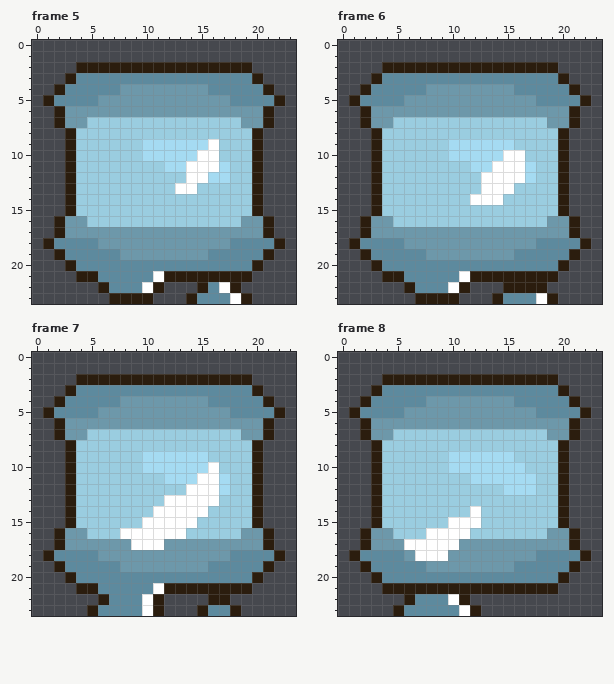
Pixel-art file -- arte/UI/jscoutinho_ui_mana_idle.ase. This is how it looked before the edit.
24x24 pixels, 11 frames. Shown: frame 5, frame 6, frame 7, frame 8. The commit also changed other frames, which this record leaves out.
New version:
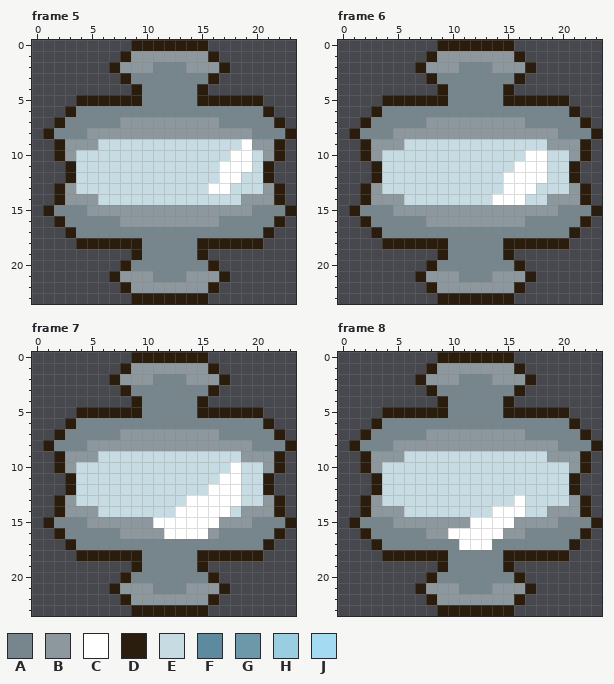
Palette (. is transparent): A #77868c  B #8c989d  C #ffffff  D #2b1d0e  E #c6dce2  F #5d8a9e  G #6d98aa  H #9acde0  J #a5dbf2
Changes in this commit:
layer "Camada Azul" opacity 35% -> 17%
Changed rows in their new state; - is an unchanged pixel.
Frame 5:
first column x 1:
 0 --------DDDDDDD--------
 1 -------DBBBBBBBD-------
 2 ---...-BBBAAABBB-..----
 3 --.....DAAAAAAAD....---
 4 -.......DAAAAAD......--
 5 ...DDDDDDAAAAADDDDDD..-
 6 -.DAAAAAAAAAAAAAAAAA---
 7 --AAAAABBBBBBBBBAAAAAD-
 8 DAAABBBBBBBBBBBBBBBAAAD
 9 -DBBBEEEEEEEEEEEEECBBD-
10 -DBEEEEEEEEEEEEEECCEBD-
11 ---EEEEEEEEEEEEECCCED--
12 ---EEEEEEEEEEEEECCEED--
13 -DBEEEEEEEEEEEECCEEEBD-
14 -DBBBEEEEEEEEEEEEEBBBD-
15 DAAABBBBBBBBBBBBBBBAAAD
16 --AAAAABBBBBBBBBAAAAAD-
17 -.DAAAAAAAAAAAAAAAAA---
18 ...DDDDDDAAAAADDDDDD..-
19 -.......DAAAAAD......--
20 --.....DAAAAAAAD....---
21 ---...DBBBAAABBB-..----
22 -----..DBBBBBBBD..-----
23 ------..--DDD-D....----
Frame 6:
first column x 1:
 0 --------DDDDDDD--------
 1 -------DBBBBBBBD-------
 2 ---...-BBBAAABBB-..----
 3 --.....DAAAAAAAD....---
 4 -.......DAAAAAD......--
 5 ...DDDDDDAAAAADDDDDD..-
 6 -.DAAAAAAAAAAAAAAAAA---
 7 --AAAAABBBBBBBBBAAAAAD-
 8 DAAABBBBBBBBBBBBBBBAAAD
 9 -DBBBEEEEEEEEEEEEEBBBD-
10 -DBEEEEEEEEEEEEECCEEBD-
11 ---EEEEEEEEEEEE-CCEED--
12 ---EEEEEEEEEEE--CCEED--
13 -DBEEEEEEEEEEE-CCEEEBD-
14 -DBBBEEEEEEEE-CCEEBBBD-
15 DAAABBBBBBBBBBBBBBBAAAD
16 --AAAAABBBBBBBBBAAAAAD-
17 -.DAAAAAAAAAAAAAAAAA---
18 ...DDDDDDAAAAADDDDDD..-
19 -.......DAAAAAD......--
20 --.....DAAAAAAAD....---
21 ---...DBBBAAABBB-..----
22 -----..DBBBBBBB-..-----
23 ------..--DDD-D....----
Frame 7:
first column x 1:
 0 --------DDDDDDD--------
 1 -------DBBBBBBBD-------
 2 ---...-BBBAAABBB-..----
 3 --.....DAAAAAAAD....---
 4 -.......DAAAAAD......--
 5 ...DDDDDDAAAAADDDDDD..-
 6 -.DAAAAAAAAAAAAAAAAA---
 7 --AAAAABBBBBBBBBAAAAAD-
 8 DAAABBBBBBBBBBBBBBBAAAD
 9 -DBBBEEEEEEEEEEEEEBBBD-
10 -DBEEEEEEEEEEEEEECEEBD-
11 ---EEEEEEEEEEEEECCEED--
12 ---EEEEEEEEEEEE-CCEED--
13 -DBEEEEEEEEEE---CCEEBD-
14 -DBBBEEEEEEE---CCEBBBD-
15 DAAABBBBBB----CCBBBAAAD
16 --AAAAABBBB--CCBAAAAAD-
17 -.DAAAAAAAAAAAAAAAAA---
18 ...DDDDDDAAAAADDDDDD..-
19 -.......DAAAAAD......--
20 --.....DAAAAAAAD....---
21 ---...DBBBAAABBB-..----
22 -----..DBBBBBBB-.------
23 ----....DD-DDD-...-----
Frame 8:
first column x 1:
 0 --------DDDDDDD--------
 1 -------DBBBBBBBD-------
 2 ---...-BBBAAABBB-..----
 3 --.....DAAAAAAAD....---
 4 -.......DAAAAAD......--
 5 ...DDDDDDAAAAADDDDDD..-
 6 -.DAAAAAAAAAAAAAAAAA---
 7 --AAAAABBBBBBBBBAAAAAD-
 8 DAAABBBBBBBBBBBBBBBAAAD
 9 -DBBBEEEEEEEEEEEEEBBBD-
10 -DBEEEEEEEEEEEEEEEEEBD-
11 ---EEEEEEEEEEEEEEEEED--
12 ---EEEEEEEEEEEEEEEEED--
13 -DBEEEEEEEEEEEECEEEEBD-
14 -DBBBEEEEEEEECCCEEBBBD-
15 DAAABBBBBBB-CCCBBBBAAAD
16 --AAAAABB--CCCBBAAAAAD-
17 -.DAAAAAAACCCAAAAAAA---
18 ...DDDDDDAAAAADDDDDD..-
19 -.......DAAAAAD......--
20 --.....DAAAAAAAD....---
21 ---...-BBBAAABBB-..----
22 -----..DBBBBBBBD-------
23 ----....DDD-DDD--------
Boxes around the changes in both pictures, in picture pixels (x1, y1, x2, y2):
changed: (43, 40, 296, 304)
changed: (349, 40, 602, 304)
changed: (43, 352, 296, 616)
changed: (349, 352, 602, 616)
